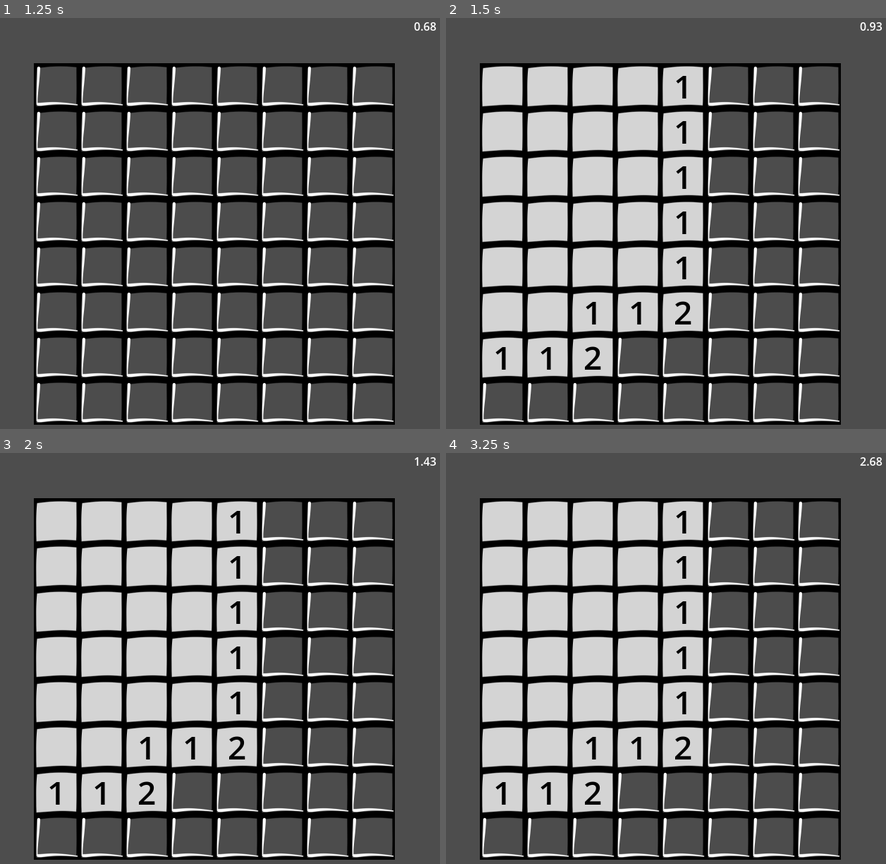
Above: before the commit, frames 1-4 (two rows, left to right).
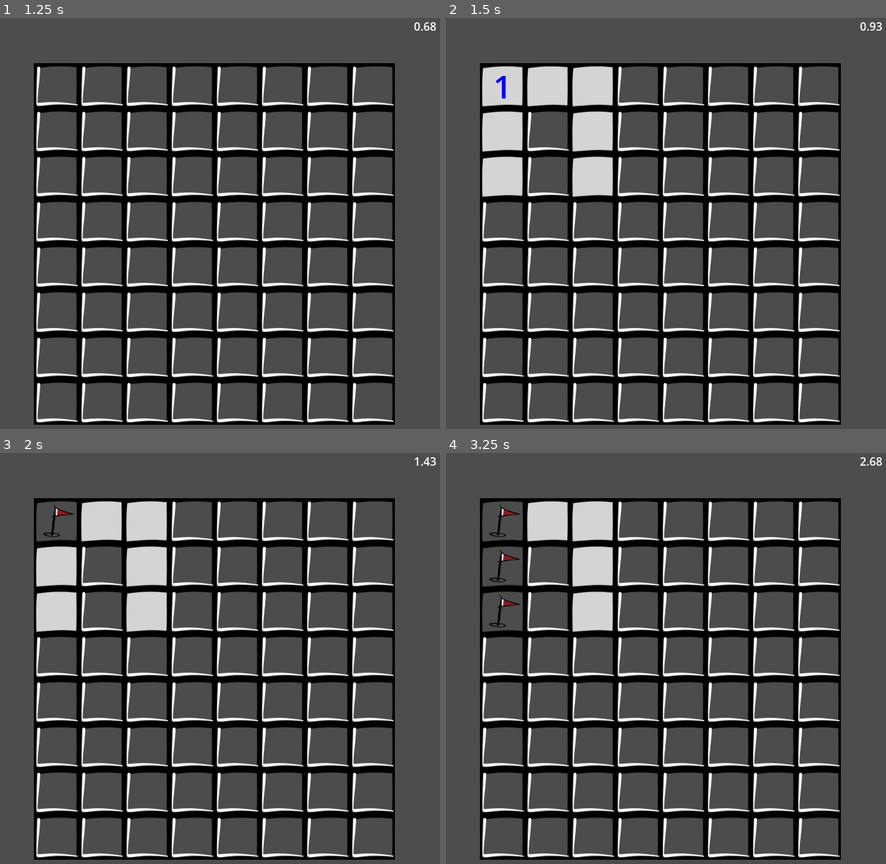
Above: after the commit, the same moments.

Repository: anonlatte/Minesweeper_1
Game: Godot game, scene res://Main.tscn
The game is run twice, just before and just after one commit, with the same random seed, the same clock (stepped at 60 frames per second) and the same inputs.
Inputs (mouse positions are in pixels of both pictures, inside the frame that each line leads up to):
- Up to frame 1 (1.25 s): click "Start" at 0.5 s
- Up to frame 2 (1.5 s): tap Enter at 1.25 s; move the mouse to (503, 83) at 1.27 s; press the mouse at (503, 83) at 1.28 s
- Up to frame 3 (2 s): right-click (57, 518) at 1.55 s
- Up to frame 4 (3.25 s): move the mouse to (503, 563) at 2.02 s; release the mouse at (503, 563) at 2.03 s; right-click (503, 563) at 2.1 s; click (503, 563) at 2.3 s; move the mouse to (503, 609) at 2.77 s; press the mouse at (503, 609) at 2.78 s; right-click (503, 609) at 3.05 s

Frame 1 is identical in both runs. In frame 2, 22% of the frame differs, in the area x 8-59%, y 11-88%; in frame 3, 23%; in frame 4, 25%.

Commit message:
temp

Diff:
--- a/Board.gd
+++ b/Board.gd
@@ -1,48 +1,106 @@
 extends Container
 
-var tiles: Array
-var Tile: PackedScene = preload ("res://Tile.tscn")
-var sprite_size: int
+var _tiles: Array[Tile]
+var _TileScene: PackedScene = preload("res://Tile.tscn")
+var _sprite_size: int
+
 
 func generate(rows: int, cols: int, bomb_count: int, new_sprite_size: int):
-	sprite_size = new_sprite_size
+	_sprite_size = new_sprite_size
 	create_board(rows, cols)
-	set_bombs(bomb_count)
+	_set_bombs(bomb_count)
+
+
+func uncover(tile: Tile):
+	# log state
+	match tile.state:
+		Tile.TILE_STATE.COVERED:
+			print("Covered: ", tile.position / _sprite_size, " is_bomb: ", tile.is_bomb)
+		Tile.TILE_STATE.UNCOVERED:
+			print("Uncovered")
+		Tile.TILE_STATE.FLAGGED:
+			print("Flagged")
+		Tile.TILE_STATE.BOMB:
+			print("Bomb")
+
+	if tile.state == Tile.TILE_STATE.FLAGGED || tile.state == Tile.TILE_STATE.UNCOVERED:
+		return
+	if tile.is_bomb:
+		tile.update_state(Tile.TILE_STATE.BOMB)
+		_loose()
+	else:
+		var count_surrounds: int = 0
+		var surrounds = _get_surrounds()
+		for surround in surrounds:
+			print("Surround: ", surround.position / _sprite_size, " is_bomb: ", surround.is_bomb, " state: ", surround.state, " label: ", surround._value)
+			if surround.is_bomb:
+				count_surrounds += 1
+			else:
+				if surround.state == Tile.TILE_STATE.COVERED:
+					surround.update_state(Tile.TILE_STATE.UNCOVERED)
+		tile.set_label(count_surrounds)
+		tile.update_state(Tile.TILE_STATE.UNCOVERED)
+		# for surround in surrounds:
+		_check_progress()
+
+
+func _get_surrounds() -> Array[Variant]:
+	var surrounds: Array[Variant] = []
+	var offsets: Array[Variant] = [
+		Vector2.UP * 64,
+		(Vector2.UP + Vector2.RIGHT) * 64,
+		Vector2.RIGHT * 64,
+		(Vector2.DOWN + Vector2.RIGHT) * 64,
+		Vector2.DOWN * 64,
+		(Vector2.DOWN + Vector2.LEFT) * 64,
+		Vector2.LEFT * 64,
+		(Vector2.UP + Vector2.LEFT) * 64,
+	]
+	for offset in offsets:
+		for tile in _tiles:
+			if tile.position == position + offset:
+				surrounds.append(tile)
+	return surrounds
+
 
 func create_board(rows: int, cols: int):
-	if tiles.size() > 0||tiles.size() > 0&&rows * cols != tiles.size():
-		for tile in tiles:
+	if _tiles.size() > 0 || _tiles.size() > 0 && rows * cols != _tiles.size():
+		for tile in _tiles:
 			tile.queue_free()
-		tiles = []
+		_tiles = []
 	for i in rows:
 		for j in cols:
-			var tile: Node = Tile.instantiate()
-			tile.position = Vector2(i, j) * sprite_size
-			print(tile.position)
-			tiles.append(tile)
+			var tile: Node = _TileScene.instantiate()
+			tile.position = Vector2(i, j) * _sprite_size
+			_tiles.append(tile)
 			add_child(tile)
 
-func set_bombs(bomb_count: int):
+
+func _set_bombs(bomb_count: int):
 	var n: int = 0
 	while n < bomb_count:
-		var tile = tiles[randi() % tiles.size()]
-		if !tile.is_mine:
-			tile.set_bomb()
+		var tile = _tiles[randi() % _tiles.size()]
+		if !tile.is_bomb:
+			print("Bomb at: ", tile.position / _sprite_size)
+			tile.is_bomb = true
 			n += 1
 
-func loose():
-	for tile in tiles:
-		if tile.is_mine:
+
+func _check_progress():
+	for tile in _tiles:
+		if tile.is_bomb && tile.state == Tile.TILE_STATE.COVERED:
+			return
+	_win()
+
+
+func _win():
+	var Main = get_parent()
+	Main.update_status(Main.GAME_STATE.WIN)
+
+
+func _loose():
+	for tile in _tiles:
+		if tile.is_bomb:
 			tile.uncover()
 	var Main = get_parent()
 	Main.update_status(Main.GAME_STATE.LOOSE)
-
-func check_progress():
-	var is_win: bool = true
-	for tile in tiles:
-		if tile.is_covered && !tile.is_mine:
-			is_win = false
-			break
-	if is_win:
-		var Main = get_parent()
-		Main.update_status(Main.GAME_STATE.WIN)
--- a/Main.gd
+++ b/Main.gd
@@ -1,11 +1,13 @@
 extends Control
 
-enum GAME_STATE {MENU, START, IN_PROGRESS, PAUSE, WIN, LOOSE}
+enum GAME_STATE { MENU, START, IN_PROGRESS, PAUSE, WIN, LOOSE }
 
 var state: GAME_STATE = GAME_STATE.MENU
 
+
 func _ready():
 	update_status(state)
+
 
 func update_status(new_state: GAME_STATE):
 	state = new_state
@@ -30,6 +32,7 @@
 			$Menu/Status.text = "You loose!"
 			$Menu/Status.show()
 
+
 func start_game():
 	var rows: int = 8
 	var cols: int = 8
@@ -43,16 +46,20 @@
 	$Board.generate(rows, cols, bomb_count, sprite_size)
 	$Board.set_process_input(true)
 
+
 func _on_start_pressed() -> void:
 	update_status(GAME_STATE.START)
 
+
 func _on_exit_pressed():
 	get_tree().quit()
+
 
 func _input(event):
 	if event is InputEventKey && event.keycode == KEY_ESCAPE:
 		if event.pressed:
 			handle_escape()
+
 
 func handle_escape():
 	match state:
--- a/Tile.gd
+++ b/Tile.gd
@@ -1,67 +1,81 @@
-extends Container
+class_name Tile extends CenterContainer
 
-var is_covered: bool = true
-var flagged: bool = false
-var is_mine: bool = false
+var state: TILE_STATE = TILE_STATE.COVERED
+var is_bomb: bool = false
+var _value: int = 0
 
-func set_bomb():
-	is_mine = true
-	$Bomb.show()
-	$Label.hide()
 
-func uncover():
-	if flagged == false:
-		$Cover.hide()
-		is_covered = false
-		var count_surrounds: int = 0
-		for tile in get_surrounds():
-			if tile.is_mine:
-				count_surrounds += 1
-		if count_surrounds > 0:
-			$Label.text = str(count_surrounds)
-		else:
-			for tile in get_surrounds():
-				if tile.is_covered:
-					tile.uncover()
-		get_parent().check_progress()
+func update_state(new_state: TILE_STATE):
+	state = new_state
+	match state:
+		TILE_STATE.COVERED:
+			$Cover.show()
+			$Label.hide()
+			$Flag.hide()
+			$Bomb.hide()
+		TILE_STATE.UNCOVERED:
+			$Cover.hide()
+		TILE_STATE.FLAGGED:
+			$Cover.hide()
+			$Label.hide()
+			$Flag.show()
+		TILE_STATE.BOMB:
+			$Cover.hide()
+			$Label.hide()
+			$Bomb.show()
+	print("Label visible: ", $Label.is_visible_in_tree(), " with value: ", _value)
 
-func get_surrounds() -> Array[Variant]:
-	var surrounds: Array[Variant] = []
-	var offsets: Array[Variant] = [
-		Vector2.UP * 64,
-		(Vector2.UP + Vector2.RIGHT) * 64,
-		Vector2.RIGHT * 64,
-		(Vector2.DOWN + Vector2.RIGHT) * 64,
-		Vector2.DOWN * 64,
-		(Vector2.DOWN + Vector2.LEFT) * 64,
-		Vector2.LEFT * 64,
-		(Vector2.UP + Vector2.LEFT) * 64,
-	]
-	for tile in get_parent().tiles:
-		print("Tile: ", tile.position, " is mine: ", tile.is_mine)
-	for offset in offsets:
-		for tile in get_parent().tiles:
-			if  tile == self:
-				print("Tile: ", tile.position, " offset: ", offset)
-			if tile.position == position + offset:
-				surrounds.append(tile)
-	return surrounds
 
 func toggle_flag():
-	if is_covered:
-		if flagged:
-			$Flag.hide()
-			flagged = false
-		else:
-			$Flag.show()
-			flagged = true
+	if state == TILE_STATE.FLAGGED:
+		update_state(TILE_STATE.COVERED)
+	else:
+		update_state(TILE_STATE.FLAGGED)
+
+
+func set_label(value: int):
+	_value = value
+	print("Setting label: ", value)
+	if value == 0:
+		$Label.hide()
+		return
+	$Label.text = str(value)
+	$Label.show()
+	# classic minesweeper's colors for numbers
+	var color: Color
+	match value:
+		1:
+			color = Color(0, 0, 255, 1)
+		2:
+			color = Color(0, 128, 0, 1)
+		3:
+			color = Color(255, 0, 0, 1)
+		4:
+			color = Color(0, 0, 128, 1)
+		5:
+			color = Color(128, 0, 0, 1)
+		6:
+			color = Color(0, 128, 128, 1)
+		7:
+			color = Color(0, 0, 0, 1)
+		8:
+			color = Color(128, 128, 128, 1)
+	$Label.set("theme_override_colors/font_color", color)
+
 
 func _on_tile_gui_input(event):
 	if event is InputEventMouseButton:
 		if event.is_action_pressed("left_click"):
-			if !is_mine:
-				uncover()
-			else:
-				get_parent().loose()
+			get_parent().uncover(self)
 		if event.is_action_pressed("right_click"):
 			toggle_flag()
+
+
+func uncover():
+	if is_bomb && (state == TILE_STATE.FLAGGED || state == TILE_STATE.COVERED):
+		update_state(TILE_STATE.BOMB)
+	elif state == TILE_STATE.COVERED:
+		update_state(TILE_STATE.UNCOVERED)
+
+
+enum TILE_STATE { COVERED, UNCOVERED, FLAGGED, BOMB }
--- a/Tile.tscn
+++ b/Tile.tscn
@@ -32,6 +32,7 @@
 texture = ExtResource("3_quepv")
 
 [node name="Label" type="Label" parent="."]
+visible = false
 layout_mode = 2
 size_flags_horizontal = 4
 theme_override_colors/font_color = Color(0, 0, 0, 1)
Not shown, changed: export_presets.cfg
